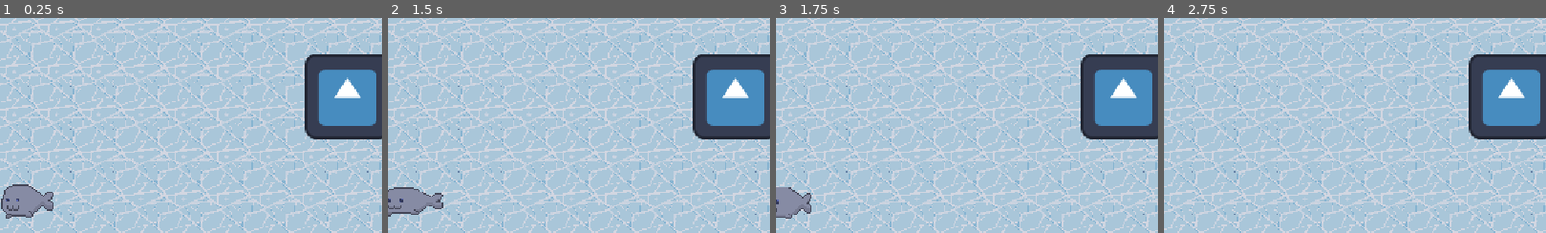
Above: before the commit, frames 1-4 (left to right).
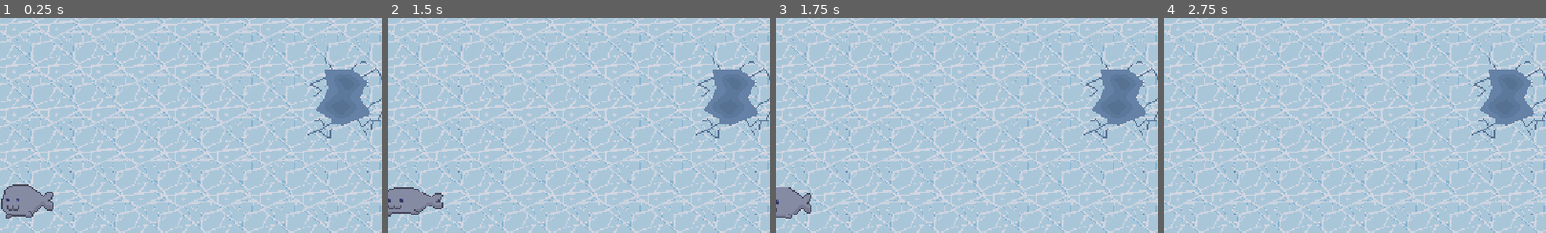
Above: after the commit, the same moments.

Repository: chamerlish/Collony-Sim
Game: Godot game, scene res://scenes/world.tscn
Same seed, same stepped clock (60 frames per second), same inputs: the game is played once before the commit and once after it. The engine's default icon, where the game draws it, is replaced by a stand-in: a white triangle on a blue panel in a dark square.
Inputs (mouse positions are % of the whole screen's width and height, from its top left):
- Up to frame 1 (0.25 s): no input
- Up to frame 2 (1.5 s): tap Enter at 0.5 s; move the mouse to (72, 45) at 0.52 s; press the mouse at (72, 45) at 0.53 s; tap Space at 1.25 s; move the mouse to (30, 55) at 1.27 s; release the mouse at (30, 55) at 1.28 s; click (30, 55) at 1.35 s
- Up to frame 3 (1.75 s): no input
- Up to frame 4 (2.75 s): move the mouse to (60, 28) at 2.02 s; press the mouse at (60, 28) at 2.03 s
The pictures show only the part of the screen within x 50-100%, y 8-58%; the shares and areas given below are measured in that part.

The runs differ from the first frame. In frame 1, 8.0% of the frame differs, in the area x 79-100%, y 16-57%; in frame 2, 8.0%; in frame 3, 8.0%; in frame 4, 8.0%.

Commit message:
FISHING SPOTS WITH UGLY ASS SPRITE

Diff:
--- a/scenes/fishing_spot.tscn
+++ b/scenes/fishing_spot.tscn
@@ -1,7 +1,7 @@
 [gd_scene format=3 uid="uid://cfs1p7wg27rnj"]
 
 [ext_resource type="Script" uid="uid://bdpyybgiypct" path="res://scripts/fishing_spot.gd" id="1_88uy3"]
-[ext_resource type="Texture2D" uid="uid://bwrhikkh6jc48" path="res://icon.svg" id="2_ukq2v"]
+[ext_resource type="Texture2D" uid="uid://ltepjxml7a6u" path="res://sprites/fishing_spots/unused_spots/nfishing_spot_1.png" id="2_88uy3"]
 
 [sub_resource type="CircleShape2D" id="CircleShape2D_g4v7s"]
 radius = 63.0
@@ -10,7 +10,8 @@
 script = ExtResource("1_88uy3")
 
 [node name="Sprite2D" type="Sprite2D" parent="." unique_id=2107290022]
-texture = ExtResource("2_ukq2v")
+texture_filter = 1
+texture = ExtResource("2_88uy3")
 
 [node name="CollisionShape2D" type="CollisionShape2D" parent="." unique_id=1820665072]
 shape = SubResource("CircleShape2D_g4v7s")
Binary file added: sprites/fishing_spots/unused_spots/nfishing_spot_1.png
Not shown, added: sprites/fishing_spots/unused_spots/nfishing_spot_1.png.import
Binary file changed: sprites/floor_tile.aseprite
